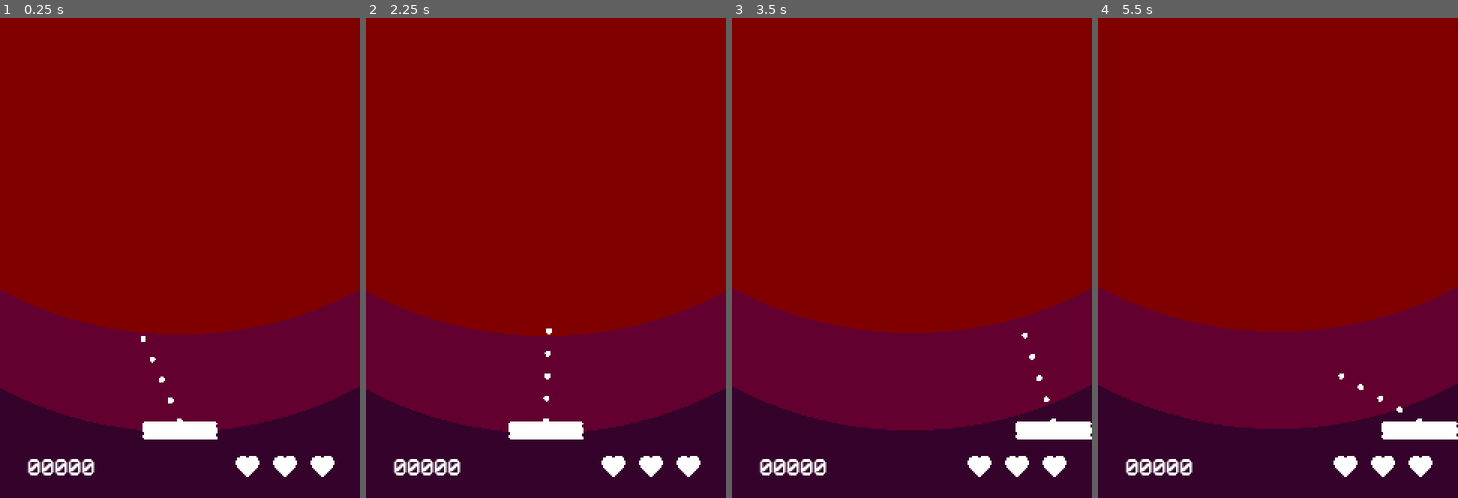
Above: before the commit, frames 1-4 (left to right).
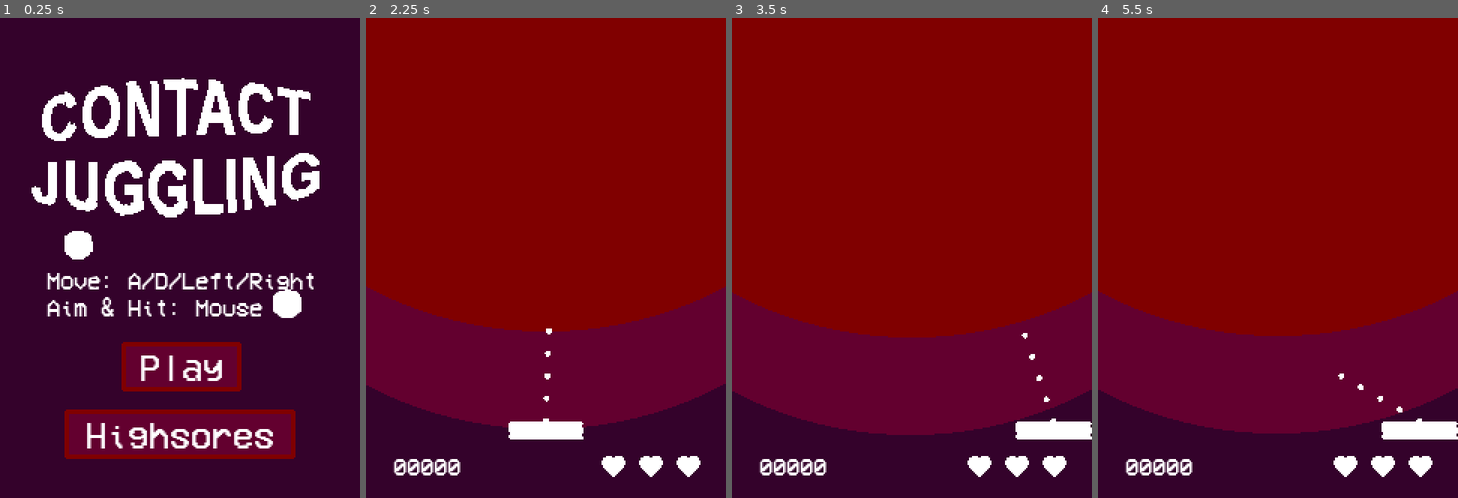
Above: after the commit, the same moments.

Repository: leogeier/impact_juggling
Game: Godot game, scene res://MainMenu/MainMenu.tscn
Two runs of this game, one before a commit and one after it. Both use one fixed random seed, a clock stepped at 60 frames per second and the inputs below. Before the commit the project starts from res://Main/Main.tscn. The engine's default icon, where the game draws it, is replaced by a stand-in: a white triangle on a blue panel in a dark square. Sound files missing from this copy of the repository are replaced by a short silence.
Inputs (mouse positions are in pixels of both pictures, inside the frame that each line leads up to):
- Up to frame 1 (0.25 s): no input
- Up to frame 2 (2.25 s): click (546, 435) at 0.5 s, where only the run after the commit has a clickable "Highsores"; click (546, 435) at 1.25 s, where only the run after the commit has a clickable "Main Menu"; click (546, 368) at 2 s, where only the run after the commit has a clickable "Play"
- Up to frame 3 (3.5 s): move the mouse to (991, 234) at 2.77 s; hold Right (ui_right) from 2.78 s (still down); tap Space (fire) at 2.85 s
- Up to frame 4 (5.5 s): move the mouse to (1206, 282) at 3.52 s; release Right (ui_right) at 3.53 s; hold Left (ui_left) 3.53-4.28 s; tap Space (fire) at 3.6, 4.35, 5.1 s; move the mouse to (1314, 152) at 4.27 s; hold Right (ui_right) from 4.28 s (still down); move the mouse to (1260, 354) at 5.02 s

The runs differ from the first frame. In frame 1, 85% of the frame differs, in the area x 0-100%, y 0-96%; in frame 2, 1.7%; in frame 3, 1.9%; in frame 4, 1.9%.

Commit message:
main menu

Diff:
--- a/ld-47/Ball/Ball.gd
+++ b/ld-47/Ball/Ball.gd
@@ -5,8 +5,8 @@
 export var rot_speed = 0.05
 export var min_paddle_velocity = 3
 export var can_move = false
+export(Vector2) var velocity = Vector2()
 
-var velocity = Vector2()
 var rot_dir = 0
 
 var ScorePopup = preload("res://ScorePopup/ScorePopup.tscn")
--- /dev/null
+++ b/ld-47/MainMenu/MainMenu.gd
@@ -0,0 +1,25 @@
+extends Node2D
+
+export var rot_speed = 3
+export var offset = 5
+
+var orig_pos
+var dir = Vector2(0, 1)
+
+func on_play():
+	get_tree().change_scene("res://Main/Main.tscn")
+
+func on_highscore():
+	get_tree().change_scene("res://HighscoreList/HighscoreList.tscn")
+
+func _ready():
+	ScoreTracker.reset_score()
+	orig_pos = $title.position
+	$Play.connect("button_down", self, "on_play")
+	$Highscores.connect("button_down", self, "on_highscore")
+
+func _process(delta):
+	dir = dir.rotated(rot_speed * delta)
+	$title.position = orig_pos + dir * offset
+
+	$title.rotation = sin(OS.get_ticks_msec() * 0.005) * 0.05
--- a/ld-47/MainMenu/MainMenu.tscn
+++ b/ld-47/MainMenu/MainMenu.tscn
@@ -1,13 +1,151 @@
-[gd_scene format=2]
+[gd_scene load_steps=14 format=2]
+
+[ext_resource path="res://MainMenu/MainMenu.gd" type="Script" id=1]
+[ext_resource path="res://MainMenu/title.png" type="Texture" id=2]
+[ext_resource path="res://ScorePopup/vcr_popup.tres" type="DynamicFont" id=3]
+[ext_resource path="res://DynamicBG/bg-dark.png" type="Texture" id=4]
+[ext_resource path="res://Score/vcr.tres" type="DynamicFont" id=5]
+[ext_resource path="res://Wall/Wall.tscn" type="PackedScene" id=6]
+[ext_resource path="res://Ball/Ball.tscn" type="PackedScene" id=7]
+
+[sub_resource type="StyleBoxFlat" id=1]
+bg_color = Color( 0.388235, 0, 0.184314, 1 )
+border_width_left = 3
+border_width_top = 3
+border_width_right = 3
+border_width_bottom = 3
+border_color = Color( 0.501961, 0, 0, 1 )
+corner_radius_top_left = 3
+corner_radius_top_right = 3
+corner_radius_bottom_right = 3
+corner_radius_bottom_left = 3
+anti_aliasing = false
+
+[sub_resource type="StyleBoxFlat" id=2]
+bg_color = Color( 0.203922, 0.00784314, 0.168627, 1 )
+border_width_left = 3
+border_width_top = 3
+border_width_right = 3
+border_width_bottom = 3
+border_color = Color( 0.501961, 0, 0, 1 )
+corner_radius_top_left = 3
+corner_radius_top_right = 3
+corner_radius_bottom_right = 3
+corner_radius_bottom_left = 3
+anti_aliasing = false
+
+[sub_resource type="StyleBoxEmpty" id=3]
+
+[sub_resource type="StyleBoxFlat" id=4]
+bg_color = Color( 0.388235, 0, 0.184314, 1 )
+border_width_left = 3
+border_width_top = 3
+border_width_right = 3
+border_width_bottom = 3
+border_color = Color( 0.501961, 0, 0, 1 )
+corner_radius_top_left = 3
+corner_radius_top_right = 3
+corner_radius_bottom_right = 3
+corner_radius_bottom_left = 3
+anti_aliasing = false
+
+[sub_resource type="RectangleShape2D" id=5]
+extents = Vector2( 10, 160 )
+
+[sub_resource type="RectangleShape2D" id=6]
+extents = Vector2( 120, 10 )
 
 [node name="MainMenu" type="Node2D"]
+script = ExtResource( 1 )
 
-[node name="Label" type="Label" parent="."]
-margin_left = 93.6709
-margin_top = 82.9657
-margin_right = 133.671
-margin_bottom = 96.9657
-text = "lol"
+[node name="bg-dark" type="Sprite" parent="."]
+position = Vector2( 116.647, 128.966 )
+texture = ExtResource( 4 )
+
+[node name="Ball" parent="." instance=ExtResource( 7 )]
+position = Vector2( 37.1099, 143.579 )
+can_move = true
+velocity = Vector2( 1, 0 )
+
+[node name="Ball2" parent="." instance=ExtResource( 7 )]
+position = Vector2( 214.023, 182.946 )
+can_move = true
+velocity = Vector2( -1.5, 0 )
+
+[node name="title" type="Sprite" parent="."]
+position = Vector2( 120, 82.966 )
+texture = ExtResource( 2 )
+
+[node name="Play" type="Button" parent="."]
+margin_left = 81.0
+margin_top = 216.0
+margin_right = 161.0
+margin_bottom = 249.0
+custom_styles/hover = SubResource( 1 )
+custom_styles/pressed = SubResource( 2 )
+custom_styles/focus = SubResource( 3 )
+custom_styles/normal = SubResource( 4 )
+custom_fonts/font = ExtResource( 3 )
+custom_colors/font_color = Color( 1, 1, 1, 1 )
+custom_colors/font_color_hover = Color( 0.203922, 0.00784314, 0.168627, 1 )
+custom_colors/font_color_pressed = Color( 1, 1, 1, 1 )
+text = "Play"
 __meta__ = {
 "_edit_use_anchors_": false
 }
+
+[node name="Highscores" type="Button" parent="."]
+margin_left = 43.0
+margin_top = 261.0
+margin_right = 197.0
+margin_bottom = 294.0
+custom_styles/hover = SubResource( 1 )
+custom_styles/pressed = SubResource( 2 )
+custom_styles/focus = SubResource( 3 )
+custom_styles/normal = SubResource( 4 )
+custom_fonts/font = ExtResource( 3 )
+custom_colors/font_color = Color( 1, 1, 1, 1 )
+custom_colors/font_color_hover = Color( 0.203922, 0.00784314, 0.168627, 1 )
+custom_colors/font_color_pressed = Color( 1, 1, 1, 1 )
+text = "Highsores"
+__meta__ = {
+"_edit_use_anchors_": false
+}
+
+[node name="Controls" type="Label" parent="."]
+margin_left = 30.9268
+margin_top = 167.106
+margin_right = 210.927
+margin_bottom = 200.106
+custom_fonts/font = ExtResource( 5 )
+text = "Move: A/D/Left/Right
+Aim & Hit: Mouse"
+__meta__ = {
+"_edit_use_anchors_": false
+}
+
+[node name="LeftWall" parent="." instance=ExtResource( 6 )]
+position = Vector2( -10, 160 )
+
+[node name="CollisionShape2D" type="CollisionShape2D" parent="LeftWall"]
+shape = SubResource( 5 )
+
+[node name="RightWall" parent="." instance=ExtResource( 6 )]
+position = Vector2( 250, 160 )
+
+[node name="CollisionShape2D" type="CollisionShape2D" parent="RightWall"]
+shape = SubResource( 5 )
+
+[node name="TopWall" parent="." instance=ExtResource( 6 )]
+position = Vector2( 120, -10 )
+normal = 1
+
+[node name="CollisionShape2D" type="CollisionShape2D" parent="TopWall"]
+shape = SubResource( 6 )
+
+[node name="BottomWall" parent="." instance=ExtResource( 6 )]
+position = Vector2( 120, 330 )
+normal = 1
+
+[node name="CollisionShape2D" type="CollisionShape2D" parent="BottomWall"]
+shape = SubResource( 6 )
--- a/ld-47/project.godot
+++ b/ld-47/project.godot
@@ -16,7 +16,7 @@
 [application]
 
 config/name="ld-47"
-run/main_scene="res://Main/Main.tscn"
+run/main_scene="res://MainMenu/MainMenu.tscn"
 boot_splash/image="res://other/splash.png"
 boot_splash/use_filter=false
 config/icon="res://icon.png"
Binary file added: ld-47/MainMenu/title.png
Not shown, added: ld-47/MainMenu/title.png.import
Not shown, added: ld-47/MainMenu/title.psd
